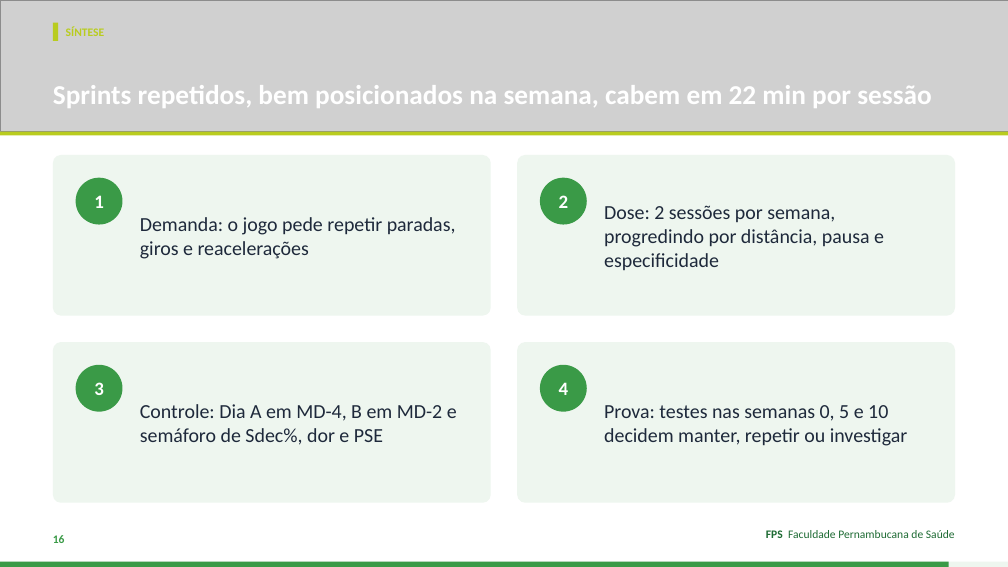
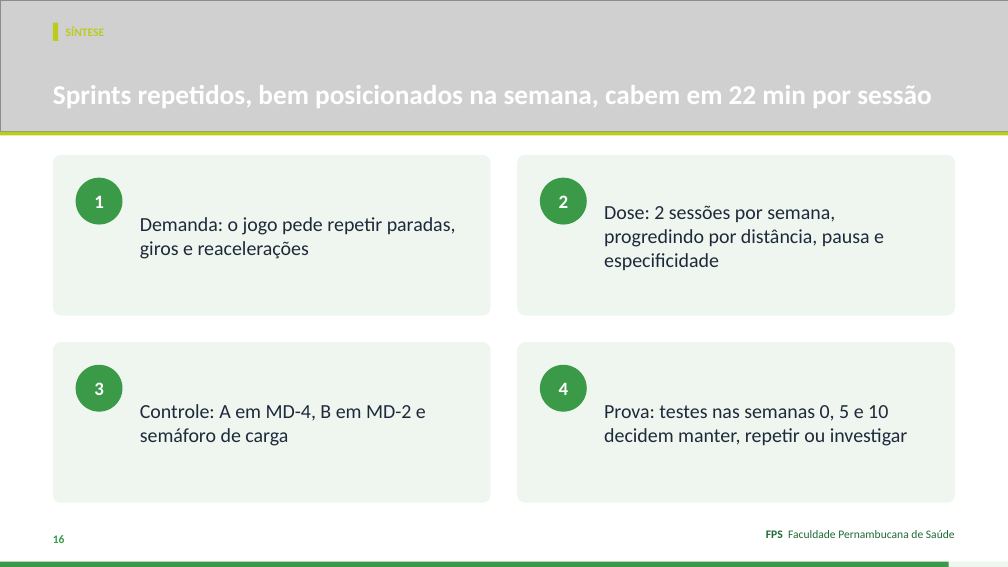
Before and after one commit to Institutomoraisandrade/CRM, a slide deck: slide 16 of trabalho-fps/trabalhos/2026-11-11-handebol-rsa/apresentacao.pptx. Drawn at 1008x567 pixels with LibreOffice and Linux fonts; fonts in the diff are those of the drawing; grey boxes stand for pictures. Boxes give left, top, right and bottom in pixels: in the first picture for what was removed or moved away, otherwise in the second. Text is boxed around its words. In the diff, an @@ line names an element or a change of style, - is before the commit and + after.

```diff
--- a/trabalho-fps/trabalhos/2026-11-11-handebol-rsa/apresentacao.pptx
+++ b/trabalho-fps/trabalhos/2026-11-11-handebol-rsa/apresentacao.pptx
@@ text at (x1=140, y1=404, x2=426, y2=446): text changed @@
-Controle: Dia A em MD-4, B em MD-2 e semáforo de Sdec%, dor e PSE
+Controle: A em MD-4, B em MD-2 e semáforo de carga
```
Also in this commit, not shown: 2 other slides changed, 8 other files.
